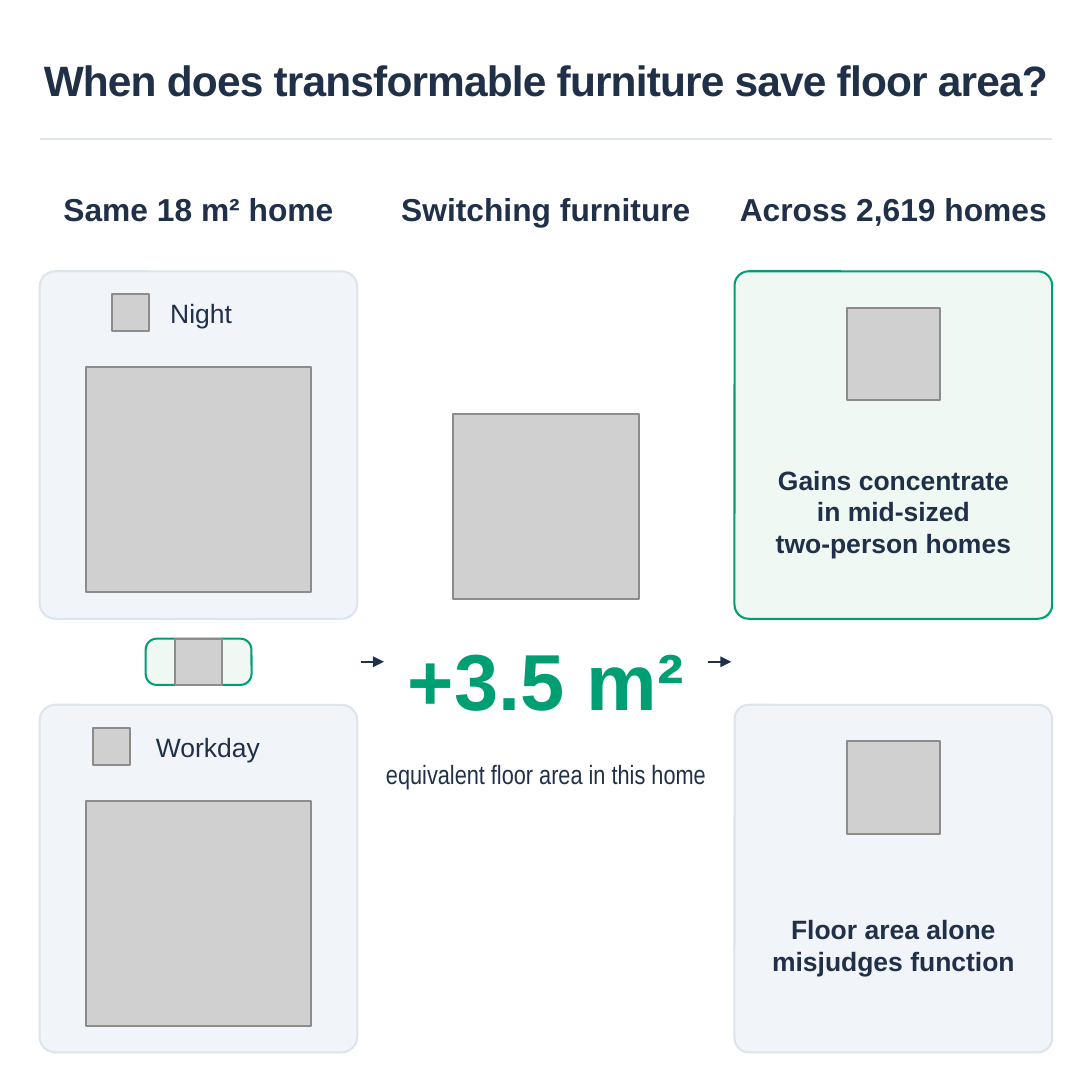
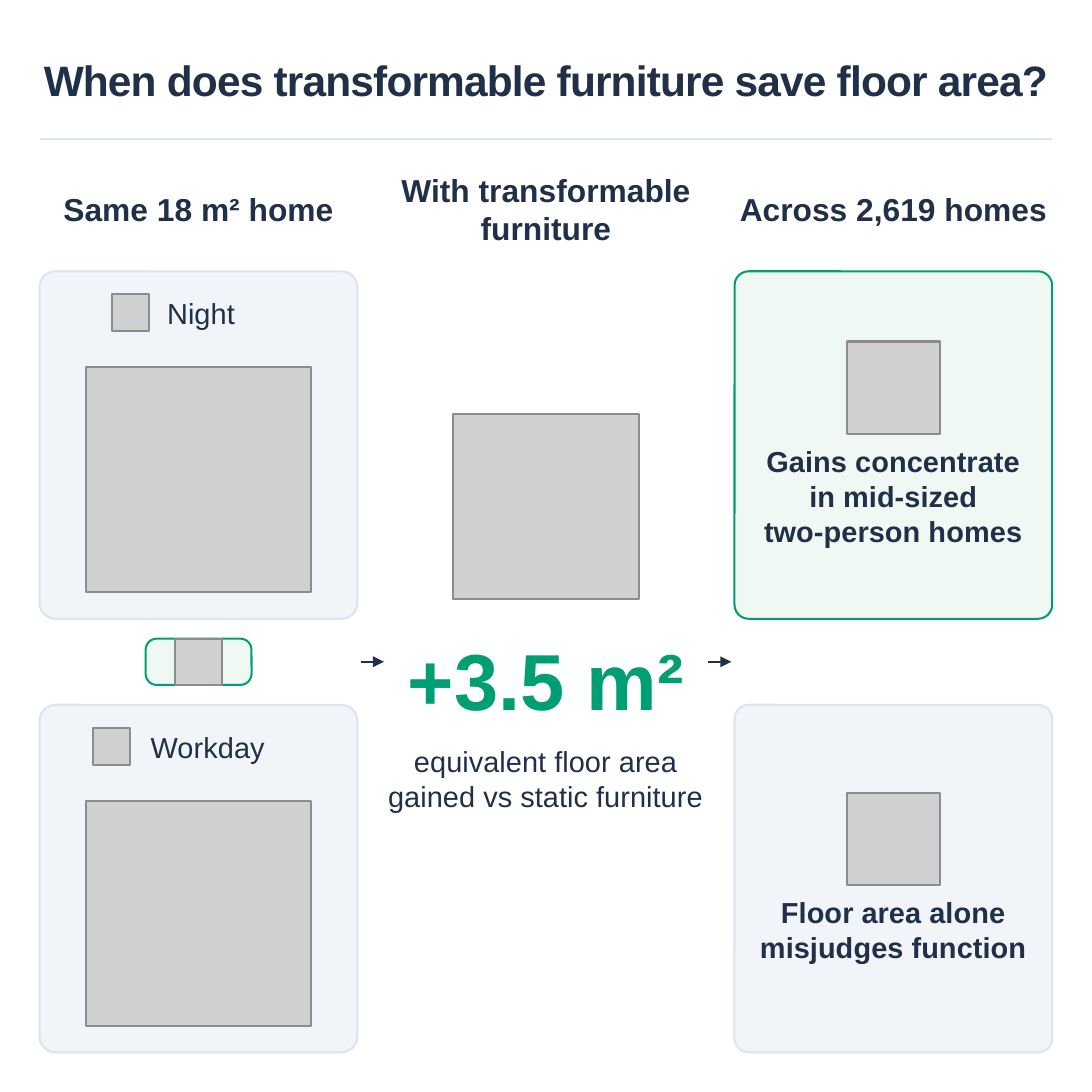
Before and after one commit to Casey-sketch-cyber/research, a slide deck: slide 1 of paper/figures/fig1/GraphicalAbstract.pptx. Drawn at 1092x1092 pixels with LibreOffice and Linux fonts; fonts in the diff are those of the drawing; grey boxes stand for pictures. Boxes give left, top, right and bottom in pixels: in the first picture for what was removed or moved away, otherwise in the second. Text is boxed around its words. In the diff, an @@ line names an element or a change of style, - is before the commit and + after.

Commit message:
paper: clarify the graphical abstract comparison with static furniture

```diff
--- a/paper/figures/fig1/GraphicalAbstract.pptx
+++ b/paper/figures/fig1/GraphicalAbstract.pptx
@@ text at <box>401,179,691,241</box>: text changed @@
-Switching furniture
+With transformable
+furniture
@@ picture: place and size @@
-picture at <box>848,308,941,401</box>
+picture at <box>848,341,941,435</box>
@@ text at <box>388,751,702,812</box>: text changed; size 9.6 to 10.6 pt; font Arial Narrow to Arial @@
-equivalent floor area in this home
+equivalent floor area
+gained vs static furniture
@@ picture: place and size @@
-picture at <box>848,741,941,834</box>
+picture at <box>848,792,941,886</box>
@@ size 9.6 to 10.6 pt in 4 elements at <box>167,303,235,330</box>, <box>151,737,265,763</box>, <box>764,451,1022,547</box>, <box>760,902,1026,963</box> @@
@@ text "Floor area alone": place and size @@
-text "Floor area alone" at <box>772,919,1014,976</box>
+text "Floor area alone" at <box>760,902,1026,963</box>
```
Also in this commit, not shown: 4 other files.
